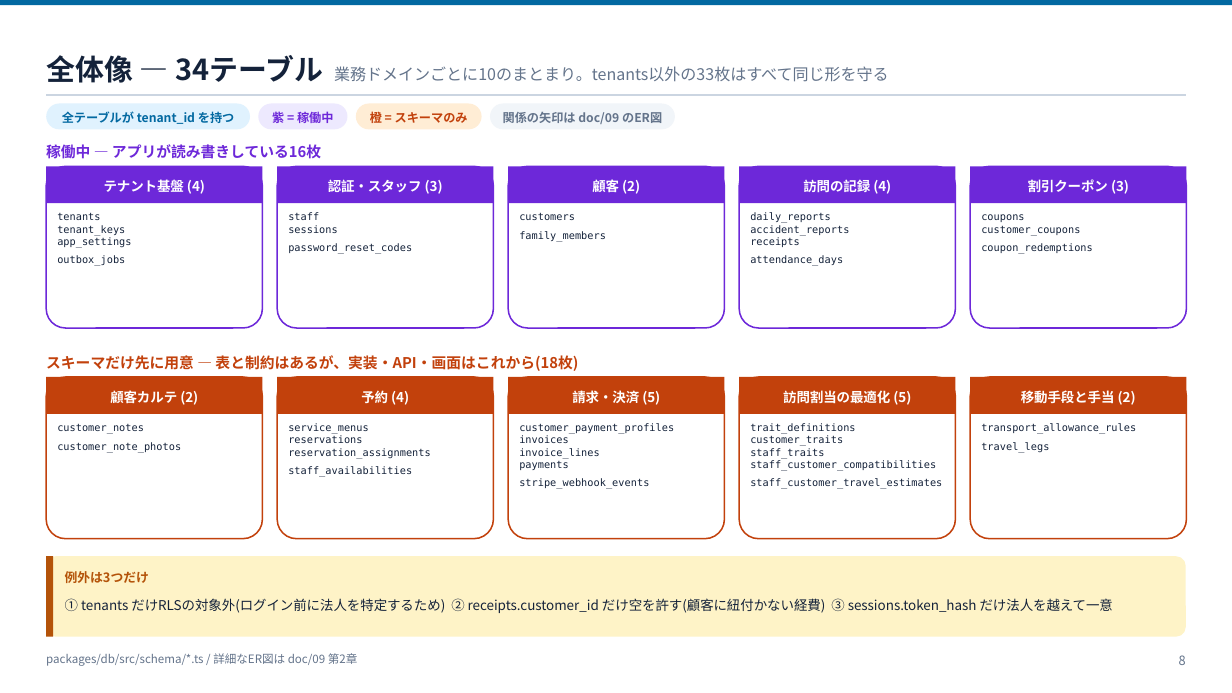
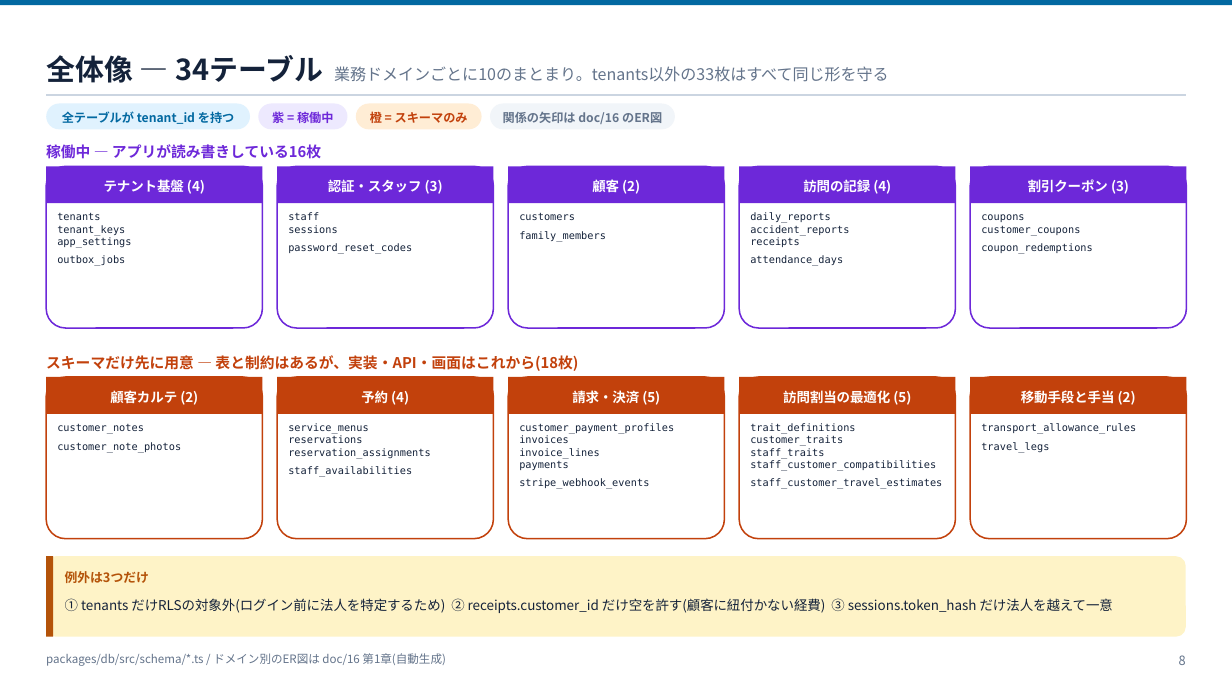
Before and after one commit to ohru131/katahimo-app, a slide deck: slide 8 of doc/12_データベース構造レビュー資料.pptx. Drawn at 1232x693 pixels with LibreOffice and Linux fonts; fonts in the diff are those of the drawing. Boxes give left, top, right and bottom in pixels: in the first picture for what was removed or moved away, otherwise in the second. Text is boxed around its words. In the diff, an @@ line names an element or a change of style, - is before the commit and + after.

```diff
--- a/doc/12_データベース構造レビュー資料.pptx
+++ b/doc/12_データベース構造レビュー資料.pptx
@@ text in rounded rectangle at [503, 112, 662, 124]: text changed @@
-関係の矢印は doc/09 のER図
+関係の矢印は doc/16 のER図
@@ text at [46, 653, 446, 666]: text changed @@
-packages/db/src/schema/*.ts / 詳細なER図は doc/09 第2章
+packages/db/src/schema/*.ts / ドメイン別のER図は doc/16 第1章(自動生成)
```
Also in this commit, not shown: 6 other slides changed, 4 other files.
